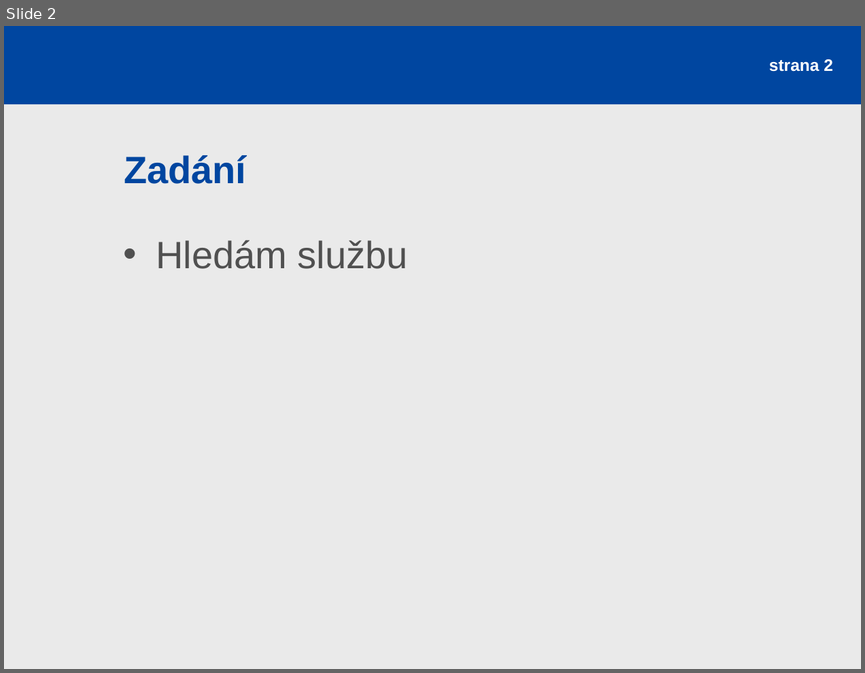
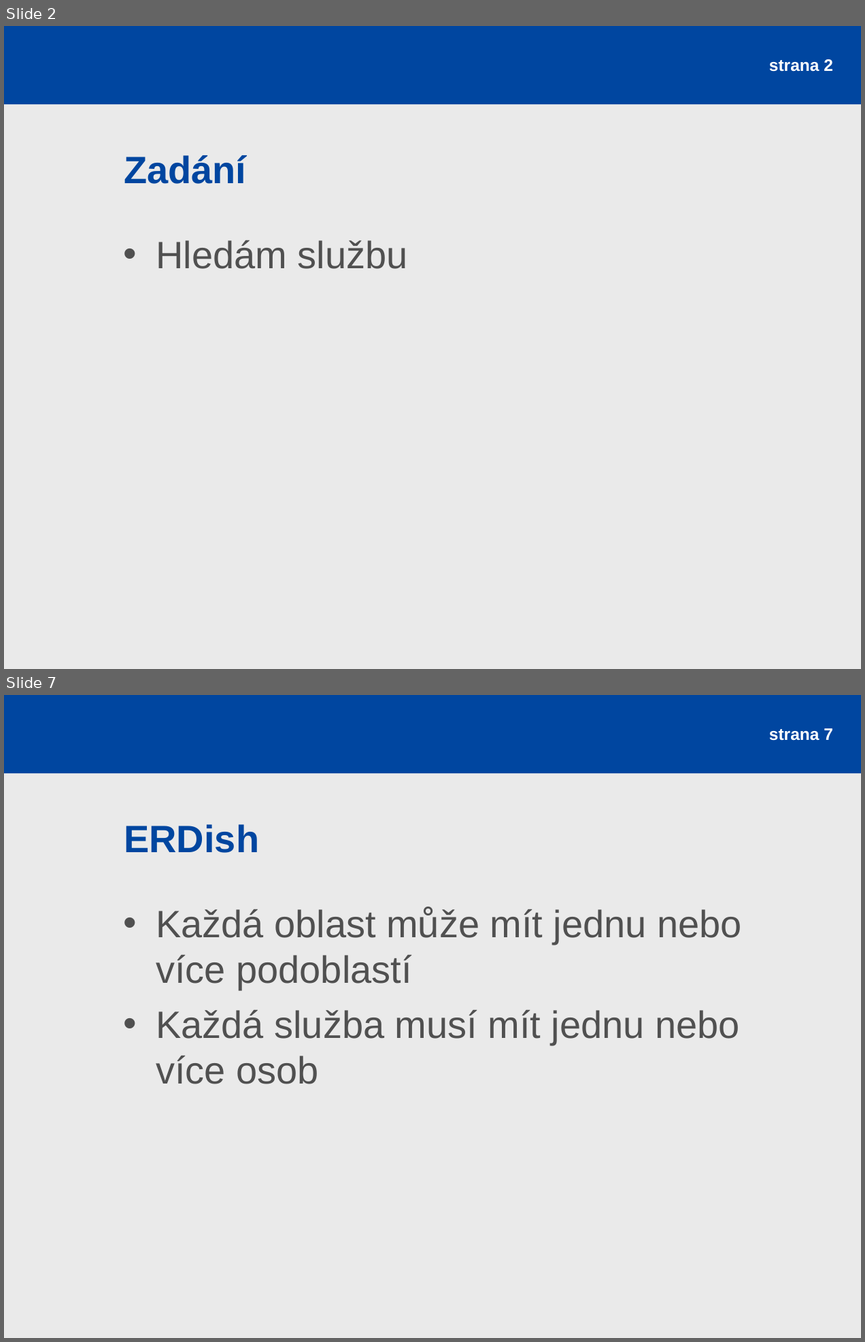
Before and after one commit to rajzik/databaze, a slide deck: prezentace.ppt. Shown one above the other, each under a label of ours: slide 2 before the commit, slides 2 and 7 after it; the slides between them are not shown. The pictures are 865x673 and 865x1342 pixels, drawn with LibreOffice and Linux fonts; fonts in the diff are those of the drawing. Boxes give left, top, right and bottom in pixels: in the first picture for what was removed or moved away, otherwise in the second. Text is boxed around its words. In the diff, an @@ line names an element or a change of style, - is before the commit and + after.

```diff
--- a/prezentace.ppt
+++ b/prezentace.ppt
@@ slide 7 added at (4,695,861,1338), background #EAEAEA; not listed: 1 template element that a slide beside it also shows @@
@@ page number added at (769,728,833,741), 14 pt, text #FFFFFF, bold @@
+strana 7
@@ title added at (124,824,259,853), 32 pt, text #0046A0, bold @@
+ERDish
@@ text added at (156,906,742,1084), 32 pt, text #505050 @@
+• Každá oblast může mít jednu nebo více podoblastí
+• Každá služba musí mít jednu nebo více osob
```
Also in this commit, not shown: 2 slides changed, 7 other slides added, 2 slides removed, 9 other files.
